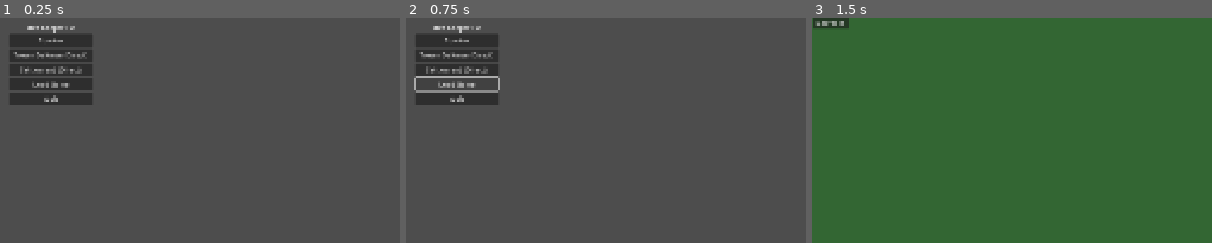
Above: before the commit, frames 1-3 (left to right).
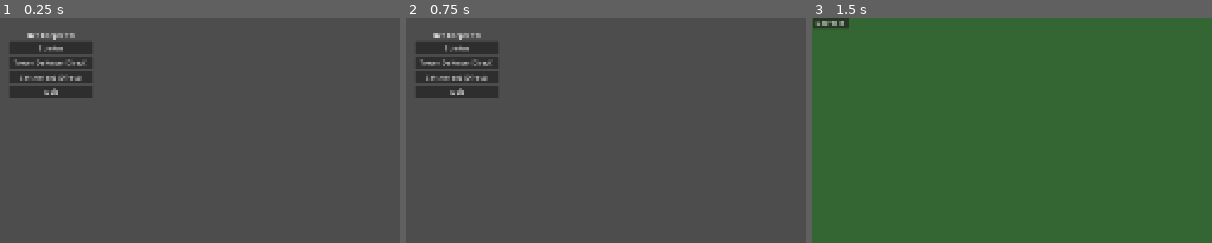
Above: after the commit, the same moments.

Repository: yagrima/bee-keeper-td
Game: Godot game, scene res://scenes/main/Main.tscn
Same seed, same stepped clock (60 frames per second), same inputs: the game is played once before the commit and once after it.
Inputs (mouse positions are % of the whole screen's width and height, from its top left):
- Up to frame 1 (0.25 s): no input
- Up to frame 2 (0.75 s): click (50, 54) at 0.5 s, where only the run before the commit has a clickable "Load Game"
- Up to frame 3 (1.5 s): click "Spielen" at 1.25 s
The pictures show only the part of the screen within x 44-94%, y 40-90%; the shares and areas given below are measured in that part.

The runs differ from the first frame. In frame 1, 3.2% of the frame differs, in the area x 2-23%, y 3-39%; in frame 2, 3.1%; in frame 3, nothing differs.

Commit message:
Remove Load Game button from main menu

Diff:
--- a/scenes/main/Main.tscn
+++ b/scenes/main/Main.tscn
@@ -43,10 +43,6 @@
 layout_mode = 2
 text = "Settlement (Direct)"
 
-[node name="LoadButton" type="Button" parent="UI/MenuContainer"]
-layout_mode = 2
-text = "Load Game"
-
 [node name="QuitButton" type="Button" parent="UI/MenuContainer"]
 layout_mode = 2
 text = "Quit"
--- a/scripts/Main.gd
+++ b/scripts/Main.gd
@@ -3,7 +3,6 @@
 @onready var play_button = $UI/MenuContainer/PlayButton
 @onready var td_button = $UI/MenuContainer/TDButton
 @onready var settlement_button = $UI/MenuContainer/SettlementButton
-@onready var load_button = $UI/MenuContainer/LoadButton
 @onready var quit_button = $UI/MenuContainer/QuitButton
 
 # =============================================================================
@@ -65,8 +64,6 @@
 		td_button.pressed.connect(_on_td_pressed)
 	if settlement_button:
 		settlement_button.pressed.connect(_on_settlement_pressed)
-	if load_button:
-		load_button.pressed.connect(_on_load_pressed)
 	if quit_button:
 		quit_button.pressed.connect(_on_quit_pressed)
 
@@ -87,101 +84,8 @@
 	print("Opening Settlement (Direct Access)...")
 	SceneManager.goto_settlement()
 
-func _on_load_pressed():
-	print("Opening Load Game...")
-	show_load_dialog()
-
 func _on_quit_pressed():
 	get_tree().quit()
-
-func show_load_dialog():
-	"""Show load game dialog from main menu"""
-	# Create load dialog
-	var load_dialog = AcceptDialog.new()
-	load_dialog.title = "Load Game"
-	load_dialog.size = Vector2(500, 400)
-
-	# Create scrollable list of save files
-	var vbox = VBoxContainer.new()
-	load_dialog.add_child(vbox)
-
-	var label = Label.new()
-	label.text = "Select save file to load:"
-	vbox.add_child(label)
-
-	var scroll_container = ScrollContainer.new()
-	scroll_container.size = Vector2(450, 250)
-	vbox.add_child(scroll_container)
-
-	var save_list = VBoxContainer.new()
-	scroll_container.add_child(save_list)
-
-	# Get save files
-	var save_files = GameManager.get_save_files()
-
-	if save_files.is_empty():
-		var no_saves_label = Label.new()
-		no_saves_label.text = "No save files found"
-		save_list.add_child(no_saves_label)
-	else:
-		for save_name in save_files:
-			var save_info = GameManager.get_save_file_info(save_name)
-			var save_button = Button.new()
-
-			# Format save info
-			var timestamp = Time.get_datetime_string_from_unix_time(save_info.get("timestamp", 0))
-			var honey = save_info.get("honey", 0)
-			var level = save_info.get("player_level", 1)
-
-			save_button.text = save_name + " - Level " + str(level) + " - " + str(honey) + " Honey - " + timestamp
-			save_button.pressed.connect(func(): _load_save_file(save_name, load_dialog))
-			save_list.add_child(save_button)
-
-	# Create buttons
-	var button_container = HBoxContainer.new()
-	vbox.add_child(button_container)
-
-	var cancel_button = Button.new()
-	cancel_button.text = "Cancel"
-	cancel_button.pressed.connect(load_dialog.queue_free)
-	button_container.add_child(cancel_button)
-
-	# Add to scene
-	var ui_canvas = $UI
-	ui_canvas.add_child(load_dialog)
-
-	# Center the dialog
-	var window_size = Vector2(get_viewport().get_visible_rect().size)
-	load_dialog.position = (window_size - Vector2(load_dialog.size)) / 2
-
-func _load_save_file(save_name: String, dialog: AcceptDialog):
-	"""Load specified save file from main menu"""
-	var success = GameManager.load_game(save_name)
-	if success:
-		print("Game loaded: " + save_name)
-		dialog.queue_free()
-		# Navigate to the appropriate scene based on save data
-		# For now, go to tower defense
-		SceneManager.goto_tower_defense()
-	else:
-		print("Failed to load game: " + save_name)
-		# Show error message
-		show_load_error("Failed to load game: " + save_name)
-
-func show_load_error(message: String):
-	"""Show load error notification"""
-	var error_dialog = AcceptDialog.new()
-	error_dialog.title = "Load Error"
-	error_dialog.dialog_text = message
-	error_dialog.size = Vector2(300, 100)
-
-	# Add to scene
-	var ui_canvas = $UI
-	ui_canvas.add_child(error_dialog)
-
-	# Center the dialog
-	var window_size = Vector2(get_viewport().get_visible_rect().size)
-	error_dialog.position = (window_size - Vector2(error_dialog.size)) / 2
 
 # =============================================================================
 # TEST REMINDER SYSTEM FUNCTIONS
